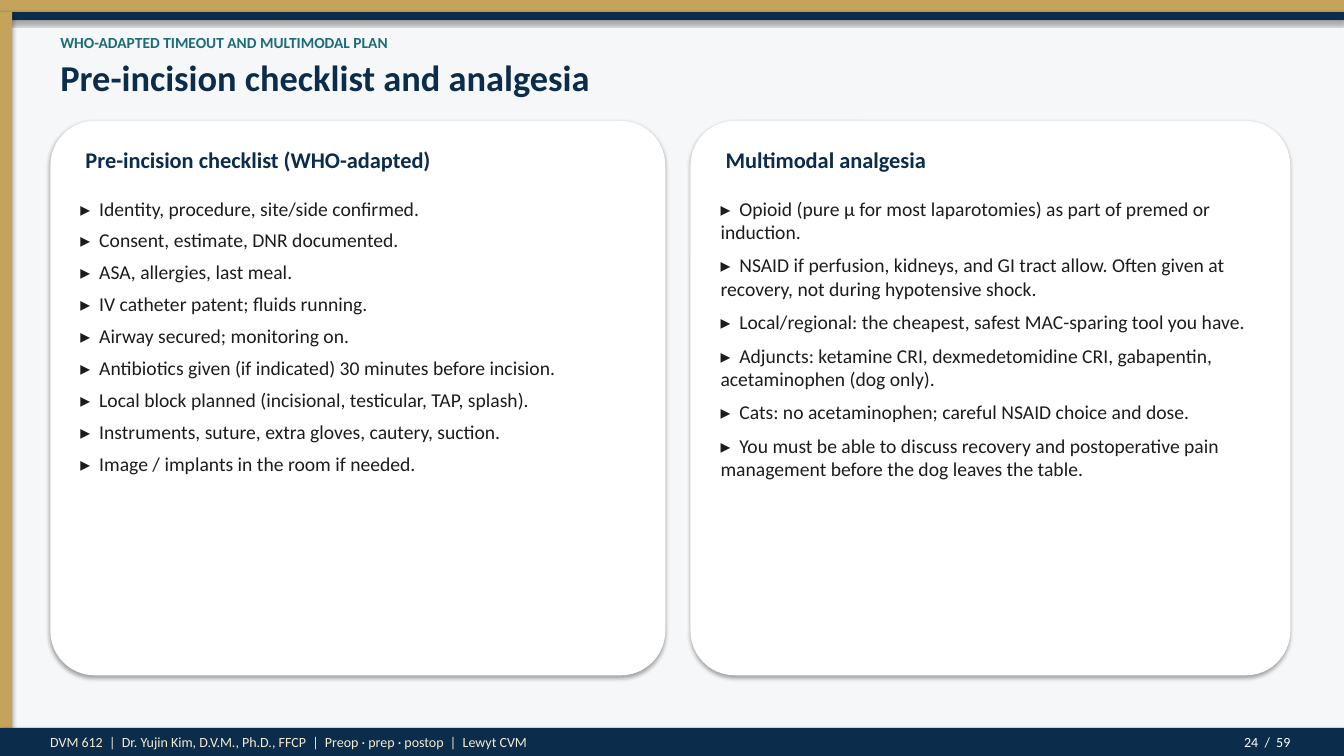
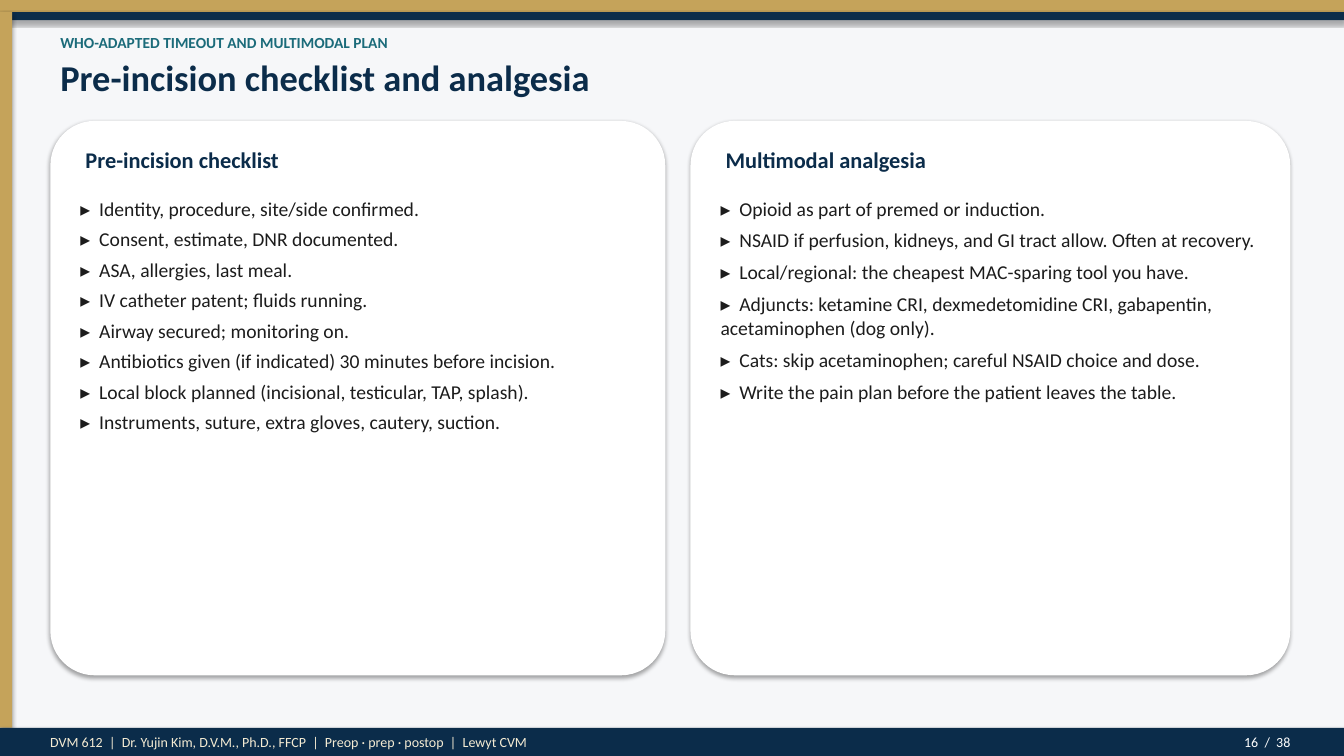
Before and after one commit to drkimvet/happycare, a slide deck: slide 16 of lectures/DVM-612_Week4_Preop_PatientPrep_Postop.pptx (slide 24 before the commit). Drawn at 1344x756 pixels with LibreOffice and Linux fonts; fonts in the diff are those of the drawing. Boxes give left, top, right and bottom in pixels: in the first picture for what was removed or moved away, otherwise in the second. Text is boxed around its words. In the diff, an @@ line names an element or a change of style, - is before the commit and + after.

```diff
--- a/lectures/DVM-612_Week4_Preop_PatientPrep_Postop.pptx
+++ b/lectures/DVM-612_Week4_Preop_PatientPrep_Postop.pptx
@@ text at (85, 152, 279, 168): text changed @@
-Pre-incision checklist (WHO-adapted)
+Pre-incision checklist
@@ text "▸ Identity, procedure, site/side confirmed." at (99, 202, 555, 433): less space between paragraphs @@
@@ text at (739, 202, 1255, 283): text changed @@
-▸ Opioid (pure µ for most laparotomies) as part of premed or induction.
-▸ NSAID if perfusion, kidneys, and GI tract allow. Often given at recovery, not during hypotensive shock.
-▸ Local/regional: the cheapest, safest MAC-sparing tool you have.
+▸ Opioid as part of premed or induction.
+▸ NSAID if perfusion, kidneys, and GI tract allow. Often at recovery.
+▸ Local/regional: the cheapest MAC-sparing tool you have.
@@ text at (721, 297, 1212, 339): less space between paragraphs @@
@@ text at (739, 353, 1200, 402): text changed @@
-▸ Cats: no acetaminophen; careful NSAID choice and dose.
-▸ You must be able to discuss recovery and postoperative pain management before the dog leaves the table.
+▸ Cats: skip acetaminophen; careful NSAID choice and dose.
+▸ Write the pain plan before the patient leaves the table.
@@ text at (99, 457, 415, 475): paragraph removed @@
-▸ Image / implants in the room if needed.
@@ text at (1244, 737, 1290, 747): text changed @@
-24 / 59
+16 / 38
```
Also in this commit, not shown: 37 other slides changed, 21 slides removed, 2 other files.
